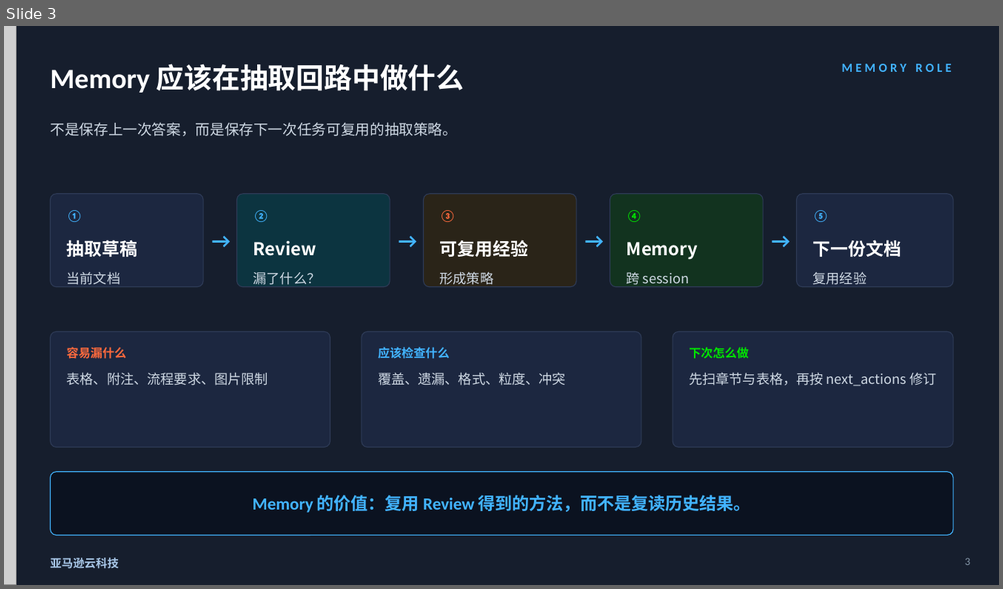
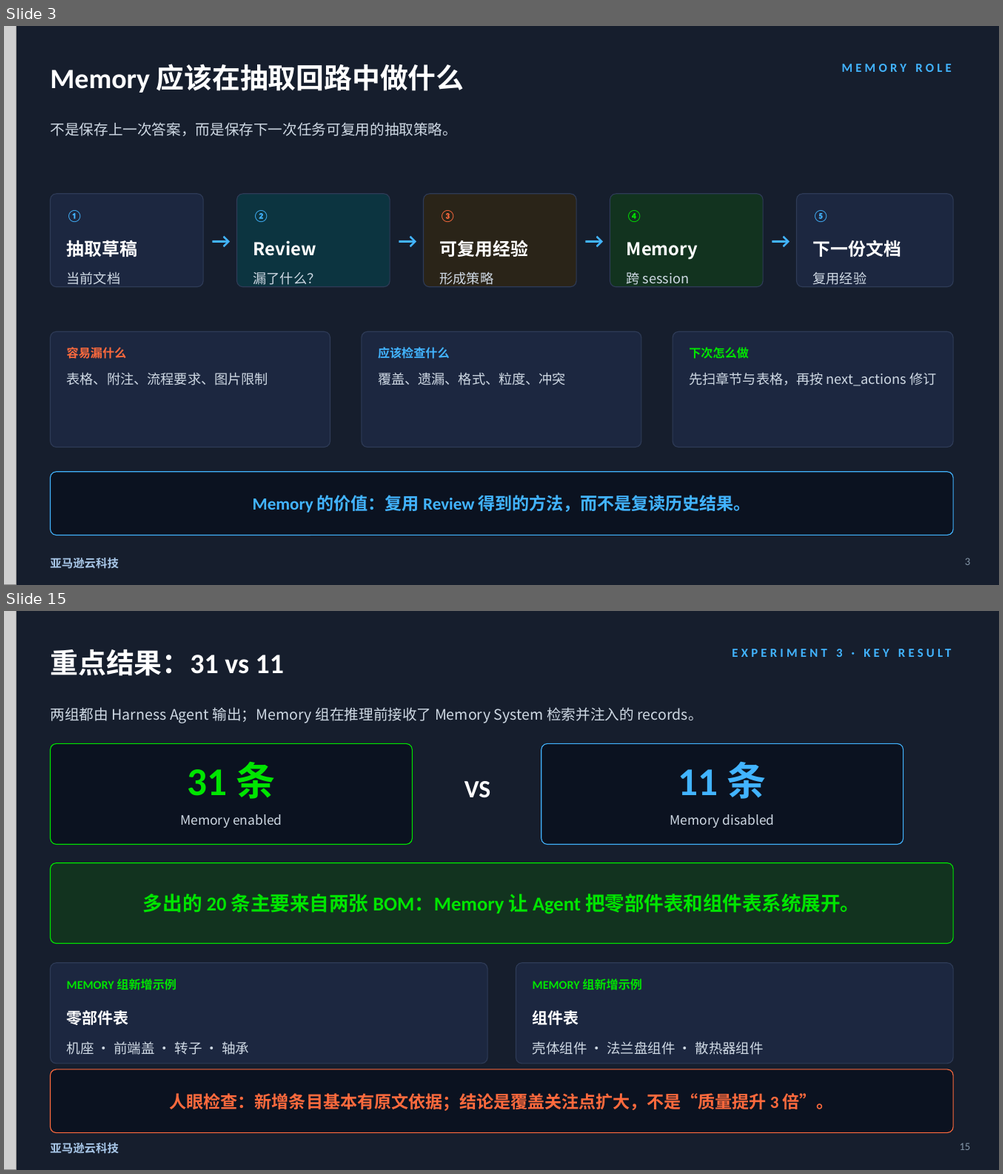
Before and after one commit to dashjim/agentcore-memory-loop, a slide deck: docs/记忆能让Agent越跑越好吗-V3.pptx. Shown one above the other, each under a label of ours: slide 3 before the commit, slides 3 and 15 after it; the slides between them are not shown. The pictures are 1003x589 and 1003x1174 pixels, drawn with LibreOffice and Linux fonts; fonts in the diff are those of the drawing; grey boxes stand for pictures. Boxes give left, top, right and bottom in pixels: in the first picture for what was removed or moved away, otherwise in the second. Text is boxed around its words. In the diff, an @@ line names an element or a change of style, - is before the commit and + after.

Commit message:
docs: separate memory experiments in V3 deck

```diff
--- a/docs/记忆能让Agent越跑越好吗-V3.pptx
+++ b/docs/记忆能让Agent越跑越好吗-V3.pptx
@@ slide 15 added at (4,611,999,1170), background #161E2D @@
@@ picture added at (4,611,16,1170) @@
@@ text added at (50,649,284,676), 27 pt, text #FFFFFF, bold @@
+重点结果：31 vs 11
@@ text added at (836,649,842,657), 12 pt, text #42B4FF, bold @@
+EXPERIMENT 3 · KEY RESULT
@@ text added at (50,707,703,723), 14 pt, text #CFD9E4 @@
+两组都由 Harness Agent 输出；Memory 组在推理前接收了 Memory System 检索并注入的 records。
@@ rounded rectangle added at (51,743,412,845), fill #0B1220, outline #00E500 0.8 pt @@
@@ rounded rectangle added at (541,743,903,845), fill #0B1220, outline #42B4FF 0.8 pt @@
@@ text added at (187,761,275,799), 38 pt, text #00E500, bold @@
+31 条
@@ text added at (678,761,766,799), 38 pt, text #42B4FF, bold @@
+11 条
@@ text added at (464,781,490,798), 24 pt, text #FFFFFF, bold @@
+VS
@@ text added at (180,815,282,828), 12.5 pt, text #CFD9E4 @@
+Memory enabled
@@ text added at (670,815,774,828), 12.5 pt, text #CFD9E4 @@
+Memory disabled
@@ rounded rectangle added at (51,863,953,944), fill #12331F, outline #00E500 0.8 pt @@
@@ text added at (143,894,860,914), 19 pt, text #00E500, bold @@
+多出的 20 条主要来自两张 BOM：Memory 让 Agent 把零部件表和组件表系统展开。
@@ rounded rectangle added at (51,963,487,1064), fill #1C2740, outline #2E3B57 0.8 pt @@
@@ rounded rectangle added at (516,963,953,1064), fill #1C2740, outline #2E3B57 0.8 pt @@
@@ text added at (67,979,176,991), 11.5 pt, text #00E500, bold @@
+MEMORY 组新增示例
@@ text added at (532,979,642,991), 11.5 pt, text #00E500, bold @@
+MEMORY 组新增示例
@@ text added at (67,1011,129,1025), 15 pt, text #FFFFFF, bold @@
+零部件表
@@ text added at (532,1011,579,1025), 15 pt, text #FFFFFF, bold @@
+组件表
@@ text added at (67,1042,249,1055), 13.2 pt, text #CFD9E4 @@
+机座 · 前端盖 · 转子 · 轴承
@@ text added at (532,1042,763,1055), 13.2 pt, text #CFD9E4 @@
+壳体组件 · 法兰盘组件 · 散热器组件
@@ rounded rectangle added at (51,1070,953,1133), fill #0B1220, outline #FF6A3D 0.8 pt @@
@@ text added at (170,1093,834,1111), 16.5 pt, text #FF6A3D, bold @@
+人眼检查：新增条目基本有原文依据；结论是覆盖关注点扩大，不是“质量提升 3 倍”。
@@ text added at (50,1143,119,1154), 11 pt, text #A8C7E8, bold @@
+亚马逊云科技
@@ text added at (959,1143,970,1150), 10.5 pt, text #8496A8 @@
+15
```
Also in this commit, not shown: 9 slides changed, 4 other slides added, 2 slides removed, 2 other files.
